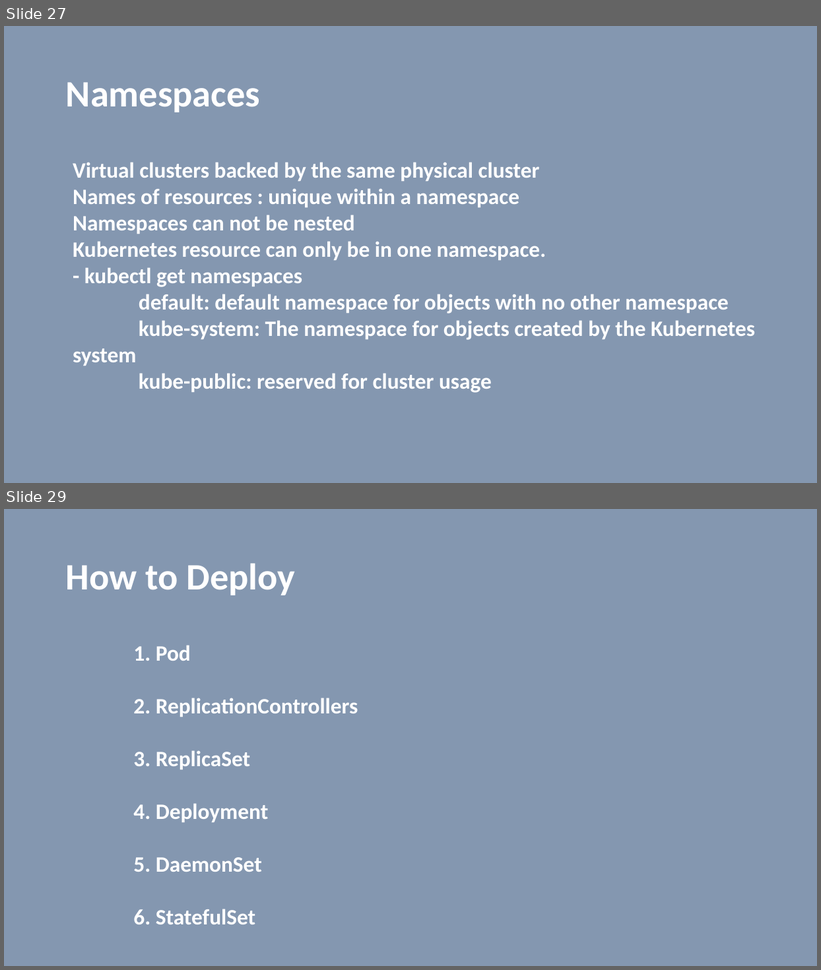
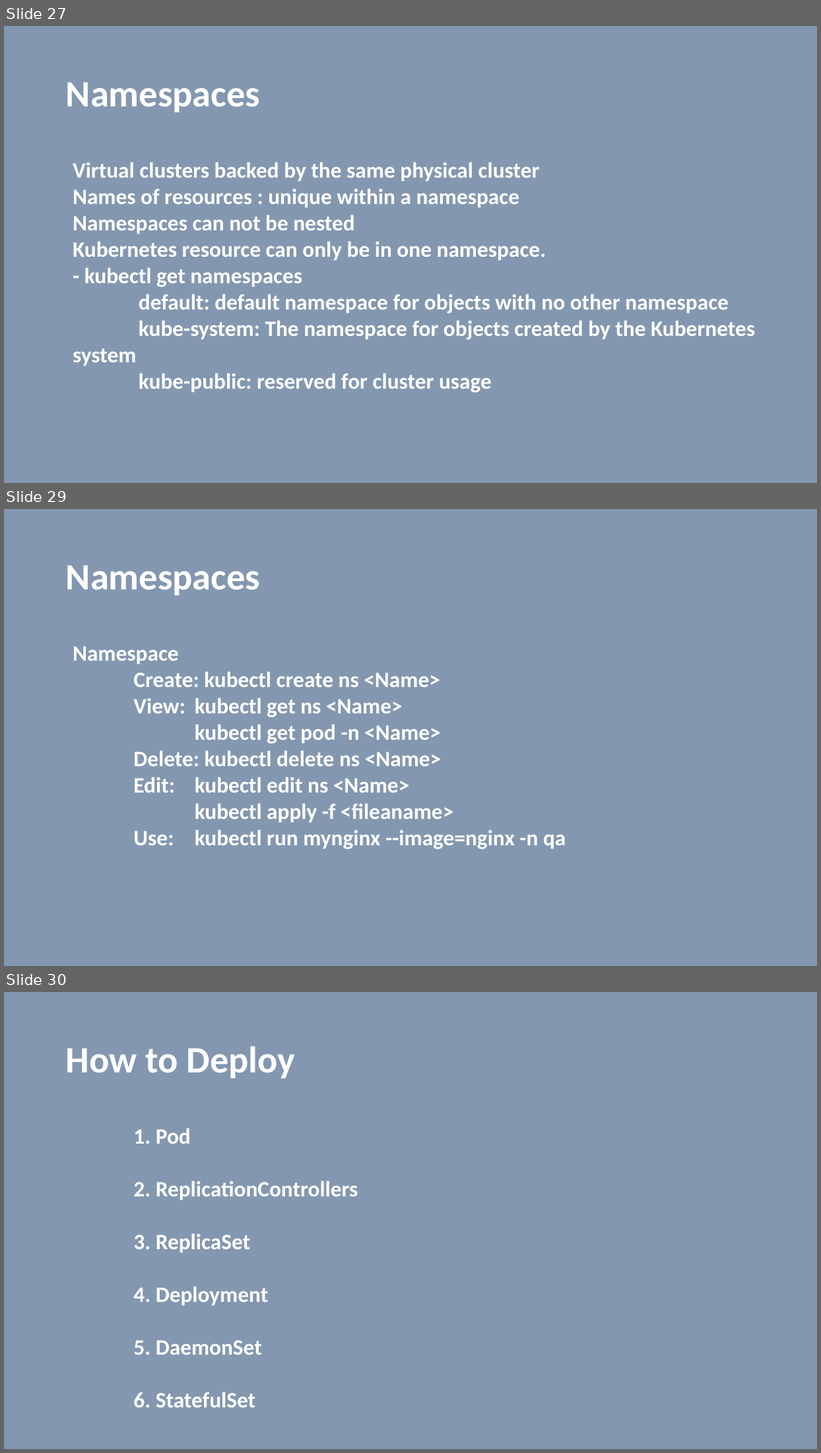
Before and after one commit to vilasvarghese/docker-k8s, a slide deck: notes/day4/4thDay.pptx. Shown one above the other, each under a label of ours: slides 27 and 29 before the commit, slides 27, 29 and 30 after it; the slides between them are not shown. The pictures are 821x970 and 821x1453 pixels, drawn with LibreOffice and Linux fonts; fonts in the diff are those of the drawing. Boxes give left, top, right and bottom in pixels: in the first picture for what was removed or moved away, otherwise in the second. Text is boxed around its words. In the diff, an @@ line names an element or a change of style, - is before the commit and + after.

Commit message:
image and container details

```diff
--- a/notes/day4/4thDay.pptx
+++ b/notes/day4/4thDay.pptx
@@ slide 29 added at bbox=[4, 509, 817, 966], background #8497B0 @@
@@ title added at bbox=[66, 565, 260, 595], 44 pt, text #FFFFFF, bold @@
+Namespaces
@@ text added at bbox=[73, 646, 566, 850], 26 pt, text #FFFFFF, bold @@
+Namespace
+Create: kubectl create ns <Name>
+View: kubectl get ns <Name>
+kubectl get pod -n <Name>
+Delete: kubectl delete ns <Name>
+Edit: kubectl edit ns <Name>
+kubectl apply -f <fileaname>
+Use: kubectl run mynginx --image=nginx -n qa
@@ what was slide 29 is now slide 30 @@
```
Also in this commit, not shown: 7 slides changed, 1 other slide added, 19 other files.
